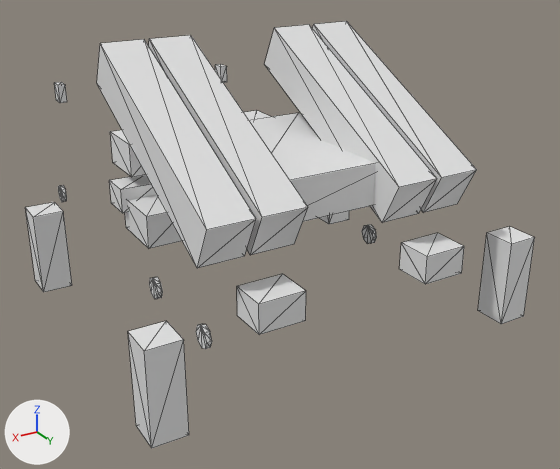
The OBJ model Assets/_Project/Art/Environment/Dominion/SAM01_Picket/SAM01_Equipment.obj as it was, and as the next commit left it.
One viewpoint serves both versions: a 50 mm camera at (8.08, 16.22, 8.6) aimed at (-0.61, 1.74, 1.36). Lighting does not change. The marker at lower left points along +X, +Y and +Z. The first picture is the older version. Mesh edges are drawn as thin lines. Where no turn or scale is listed for an object, it has been applied to the vertices.

Names of what the first picture shows: 'SAM01_Equipment'.
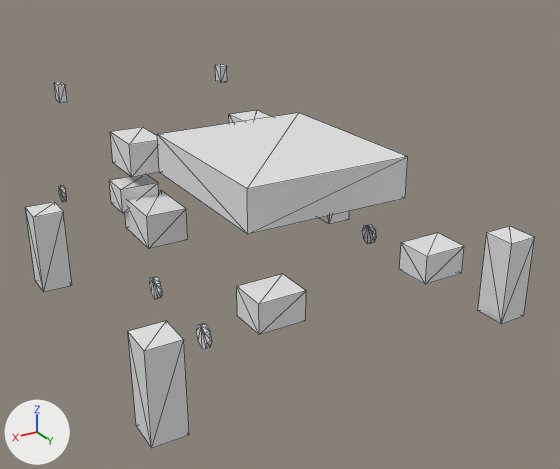
Edits to the scene script, one JSON object a line:
```json
{"block": "me_sam01_equipment", "where": "# used by ob_sam01_equipment; location = (0.0, 0.0, 0.0)"}
{"op": "remove", "block": "me_sam01_equipment", "code": "me_sam01_equipment.from_pydata(...)  # 248 vertices, 396 faces; spans x -4.44..4.44, y -4.91..5.98, z 0.07..5.99"}
{"op": "add", "block": "me_sam01_equipment", "code": "me_sam01_equipment.from_pydata(...)  # 216 vertices, 348 faces; spans x -4.44..4.44, y -4.91..5.98, z 0.07..4.08"}
{"block": "me_sam01_equipment", "change": "me_sam01_equipment part 1: the loose piece of 8 vertices spanning x -1.97..-1.03, y 0.34..5.45, z 2.72..5.99 is deleted"}
{"block": "me_sam01_equipment", "change": "me_sam01_equipment part 2: the loose piece of 8 vertices spanning x -3.02..-2.08, y 0.34..5.45, z 2.72..5.99 is deleted"}
{"block": "me_sam01_equipment", "change": "me_sam01_equipment part 3: the loose piece of 8 vertices spanning x 1.03..1.97, y 0.34..5.45, z 2.72..5.99 is deleted"}
{"block": "me_sam01_equipment", "change": "me_sam01_equipment part 4: the loose piece of 8 vertices spanning x 2.08..3.02, y 0.34..5.45, z 2.72..5.99 is deleted"}
```

What differs and where, as boxes (x1, y1, x2, y2) in the pictures (560 x 469 px):
```json
{"object": "SAM01_Equipment", "change": "reshaped", "before": [25, 21, 535, 448], "after": [25, 64, 535, 448], "on screen": "10% shorter"}
{"part": 1, "of": "me_sam01_equipment", "change": "deleted", "before": [265, 25, 437, 223]}
{"part": 2, "of": "me_sam01_equipment", "change": "deleted", "before": [312, 21, 477, 212]}
{"part": 3, "of": "me_sam01_equipment", "change": "deleted", "before": [149, 35, 308, 255]}
{"part": 4, "of": "me_sam01_equipment", "change": "deleted", "before": [97, 39, 256, 268]}
```
